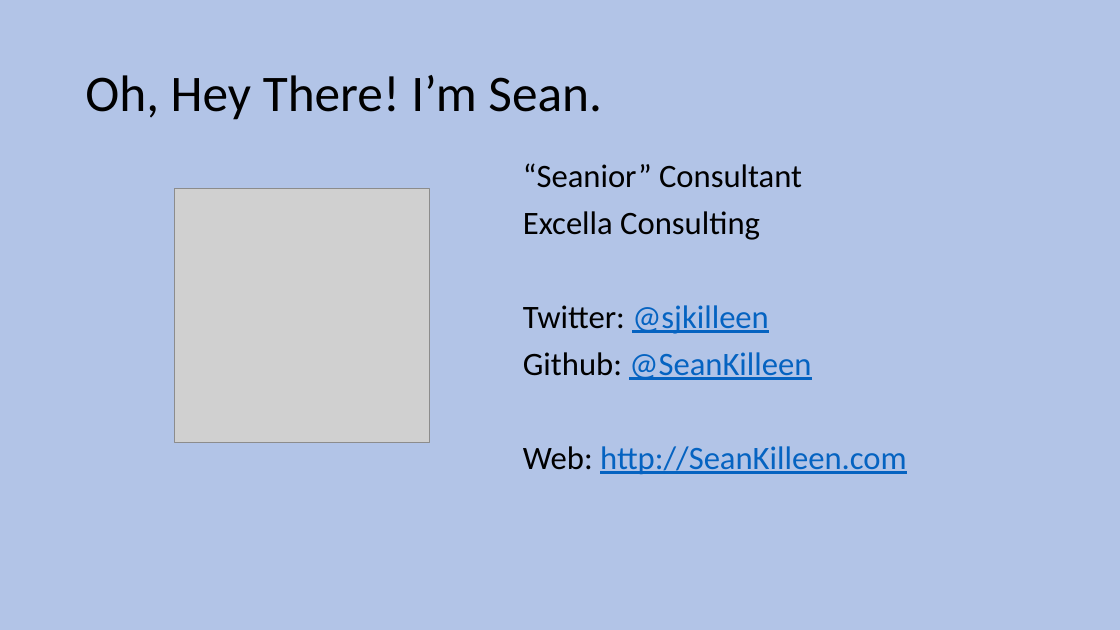
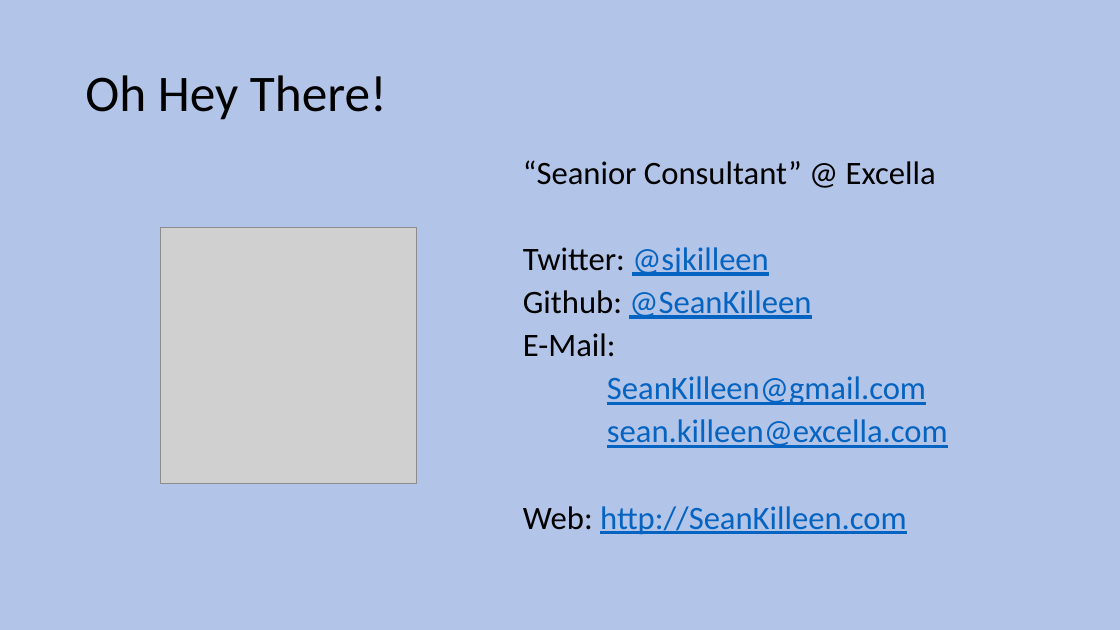
Before and after one commit to SeanKilleen/Presentations, a slide deck: slide 6 of 2016-06_AkkaIntro/presentation/BaltoMSDN_Akka.pptx. Drawn at 1120x630 pixels with LibreOffice and Linux fonts; fonts in the diff are those of the drawing; grey boxes stand for pictures. Boxes give left, top, right and bottom in pixels: in the first picture for what was removed or moved away, otherwise in the second. Text is boxed around its words. In the diff, an @@ line names an element or a change of style, - is before the commit and + after.

```diff
--- a/2016-06_AkkaIntro/presentation/BaltoMSDN_Akka.pptx
+++ b/2016-06_AkkaIntro/presentation/BaltoMSDN_Akka.pptx
@@ title at (85, 75, 387, 120): text changed @@
-Oh, Hey There! I’m Sean.
+Oh Hey There!
@@ text at (523, 160, 936, 185): text changed @@
-“Seanior” Consultant
-Excella Consulting
+“Seanior Consultant” @ Excella
@@ picture: place and size @@
-picture at (175, 188, 429, 443)
+picture at (160, 227, 417, 483)
@@ text at (523, 247, 907, 535): line spacing 0.9 to 0.8 @@
@@ text at (523, 333, 948, 448): paragraphs added @@
+E-Mail:
+SeanKilleen@gmail.com
+sean.killeen@excella.com
```
Also in this commit, not shown: 1 other slide changed.
